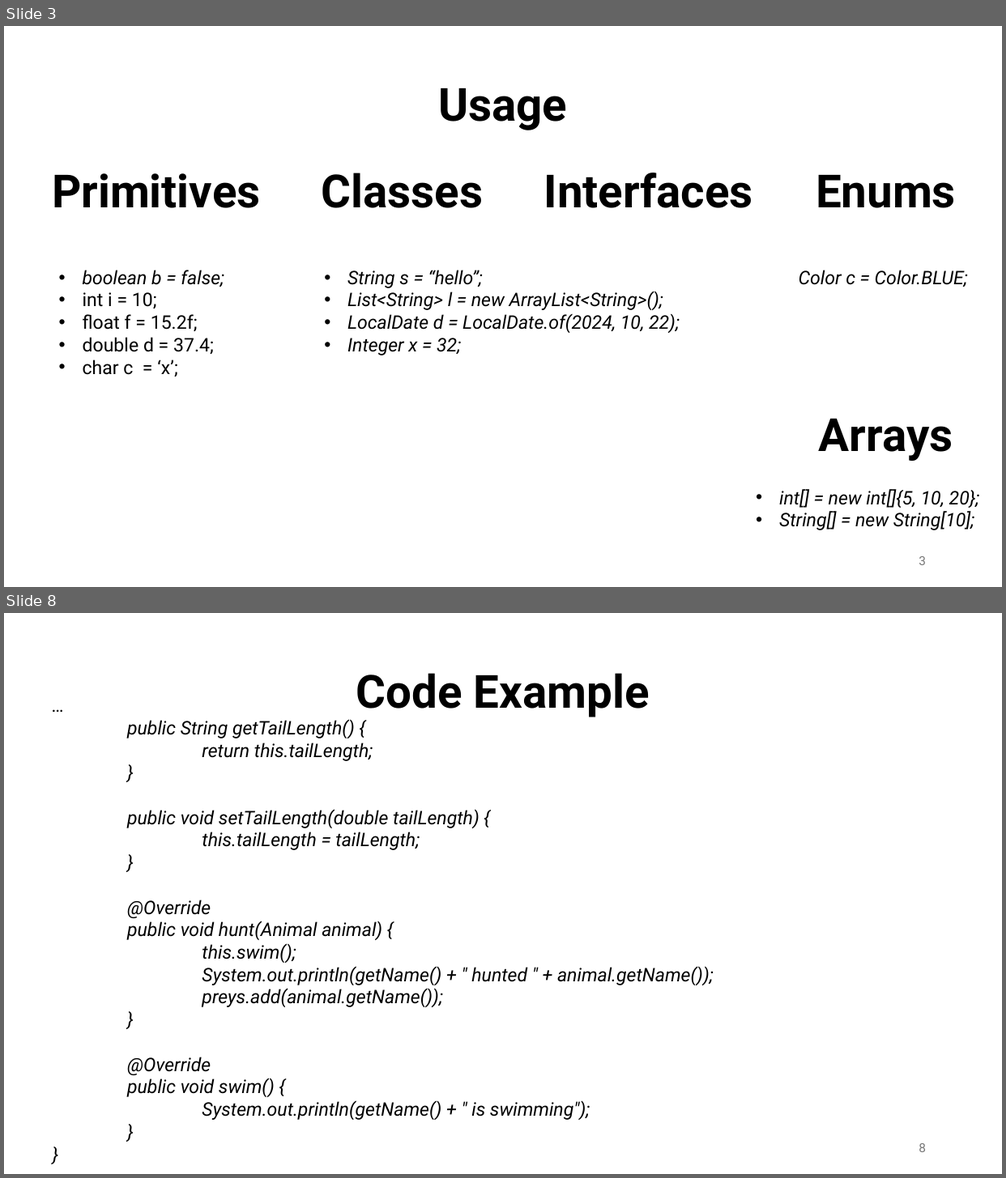
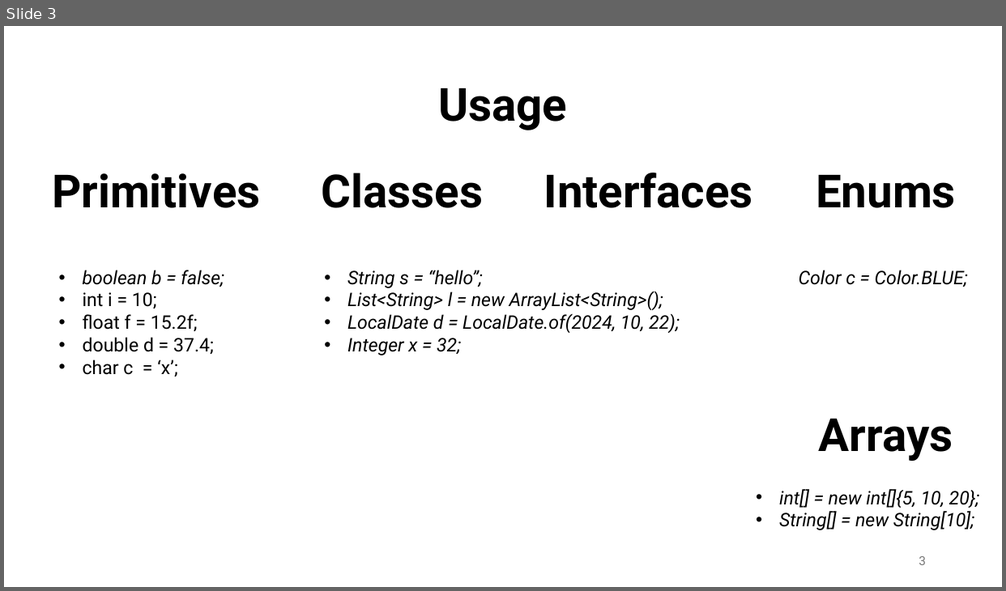
Before and after one commit to aminebag/distributed_systems, a slide deck: java.pptx. Shown one above the other, each under a label of ours: slides 3 and 8 before the commit, slide 3 after it; the slides between them are not shown. The pictures are 1006x1178 and 1006x591 pixels, drawn with LibreOffice and Linux fonts; fonts in the diff are those of the drawing. Boxes give left, top, right and bottom in pixels: in the first picture for what was removed or moved away, otherwise in the second. Text is boxed around its words. In the diff, an @@ line names an element or a change of style, - is before the commit and + after.

```diff
--- a/java.pptx
+++ b/java.pptx
@@ slide 8 removed at bbox=[4, 613, 1002, 1174], background #FFFFFF @@
@@ text removed at bbox=[356, 673, 650, 717] @@
-Code Example
@@ text removed at bbox=[127, 719, 714, 1120] @@
-…
-public String getTailLength() {
-return this.tailLength;
-}
-public void setTailLength(double tailLength) {
-this.tailLength = tailLength;
-}
-@Override
-public void hunt(Animal animal) {
-this.swim();
-System.out.println(getName() + " hunted " + animal.getName());
-preys.add(animal.getName());
-}
-@Override
-public void swim() {
-System.out.println(getName() + " is swimming");
-}
-}
@@ page number removed at bbox=[918, 1144, 926, 1152] @@
-8
```
Also in this commit, not shown: 6 slides changed, 7 slides added, 1 other file.
